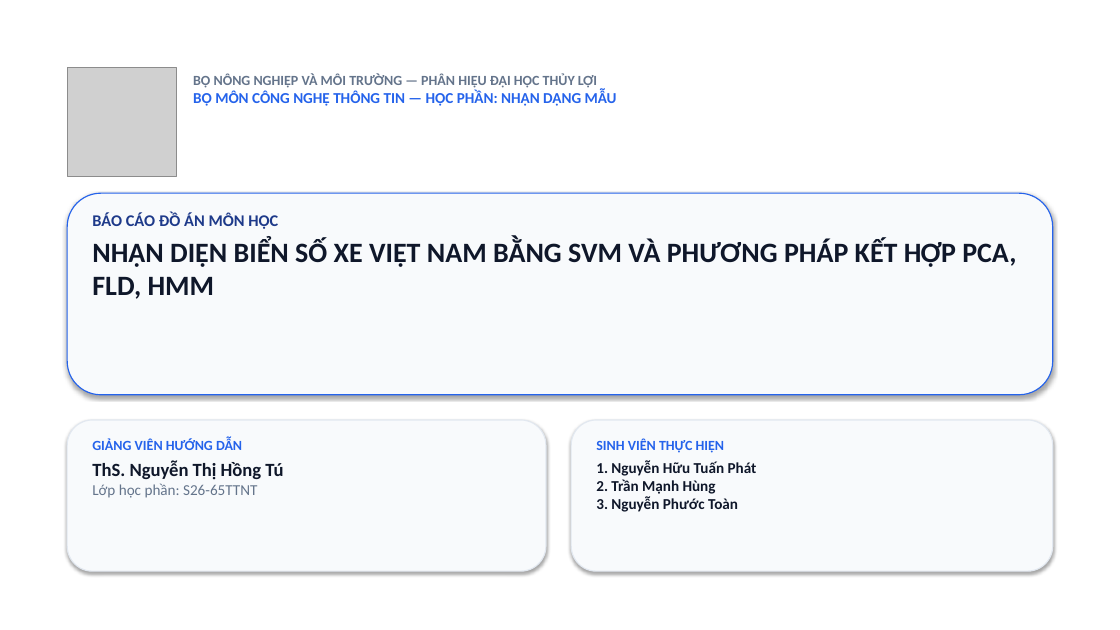
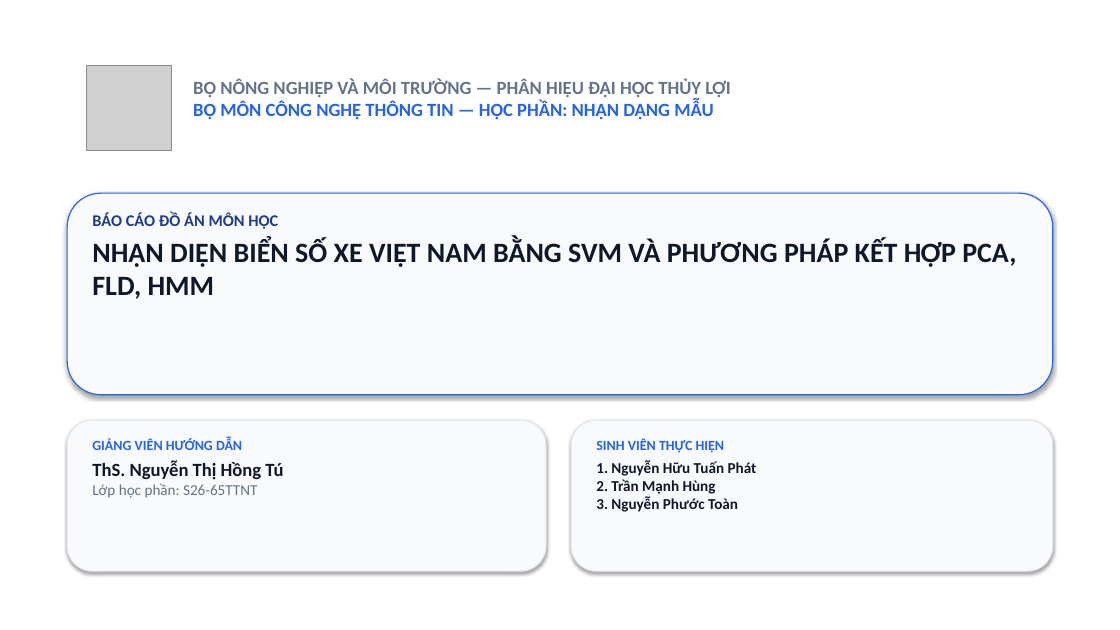
Before and after one commit to Bintaplaptrinh/Detect_plate, a slide deck: slide 1 of docs/slide/slide.pptx. Drawn at 1120x630 pixels with LibreOffice and Linux fonts; fonts in the diff are those of the drawing; grey boxes stand for pictures. Boxes give left, top, right and bottom in pixels: in the first picture for what was removed or moved away, otherwise in the second. Text is boxed around its words. In the diff, an @@ line names an element or a change of style, - is before the commit and + after.

Commit message:
change pdf doc and slide

```diff
--- a/docs/slide/slide.pptx
+++ b/docs/slide/slide.pptx
@@ picture: place and size @@
-picture at (67,67,176,176)
+picture at (87,66,171,150)
@@ text "BỘ NÔNG NGHIỆP VÀ MÔI ..." at (193,78,730,119): size 12 to 16 pt in "BỘ NÔNG NGHIỆP VÀ MÔI TRƯỜNG — ..."; size 13 to 16 pt in "BỘ MÔN CÔNG NGHỆ THÔNG TIN — ..." @@
```
Also in this commit, not shown: 17 other slides changed, 1 other file.
